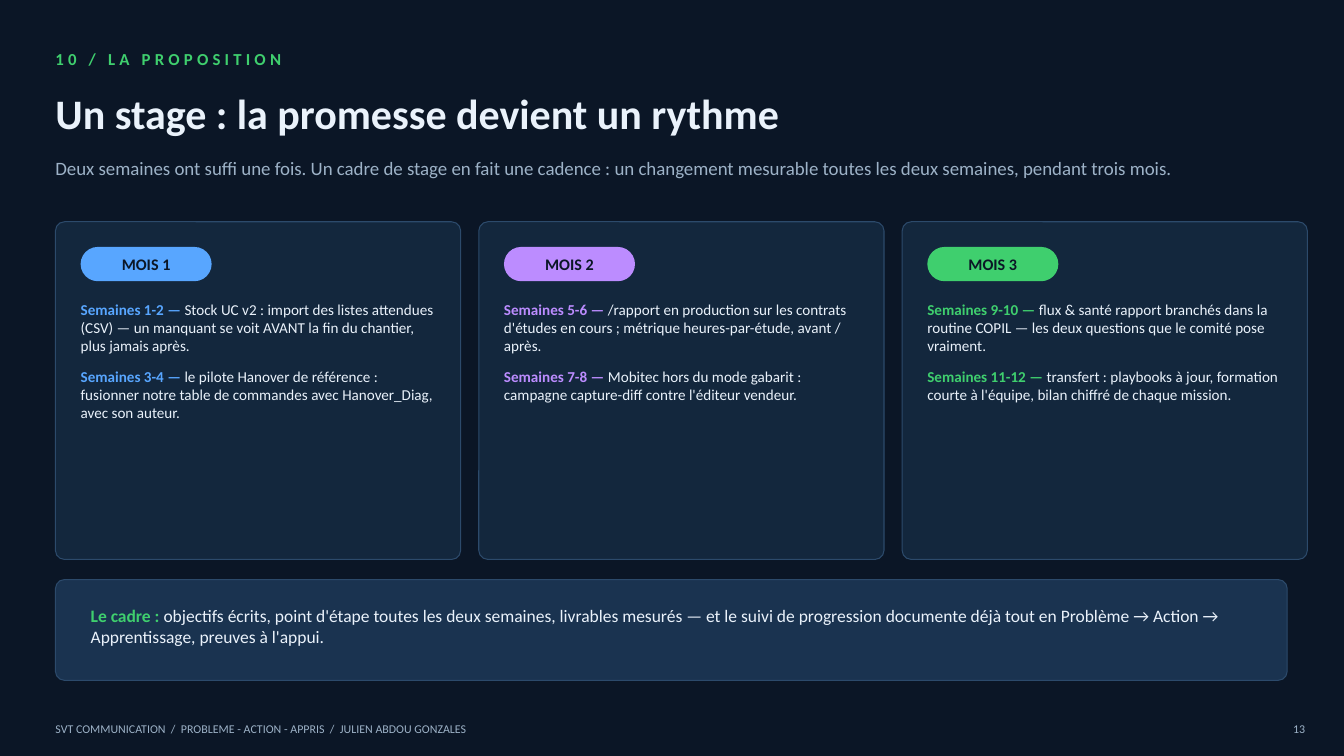
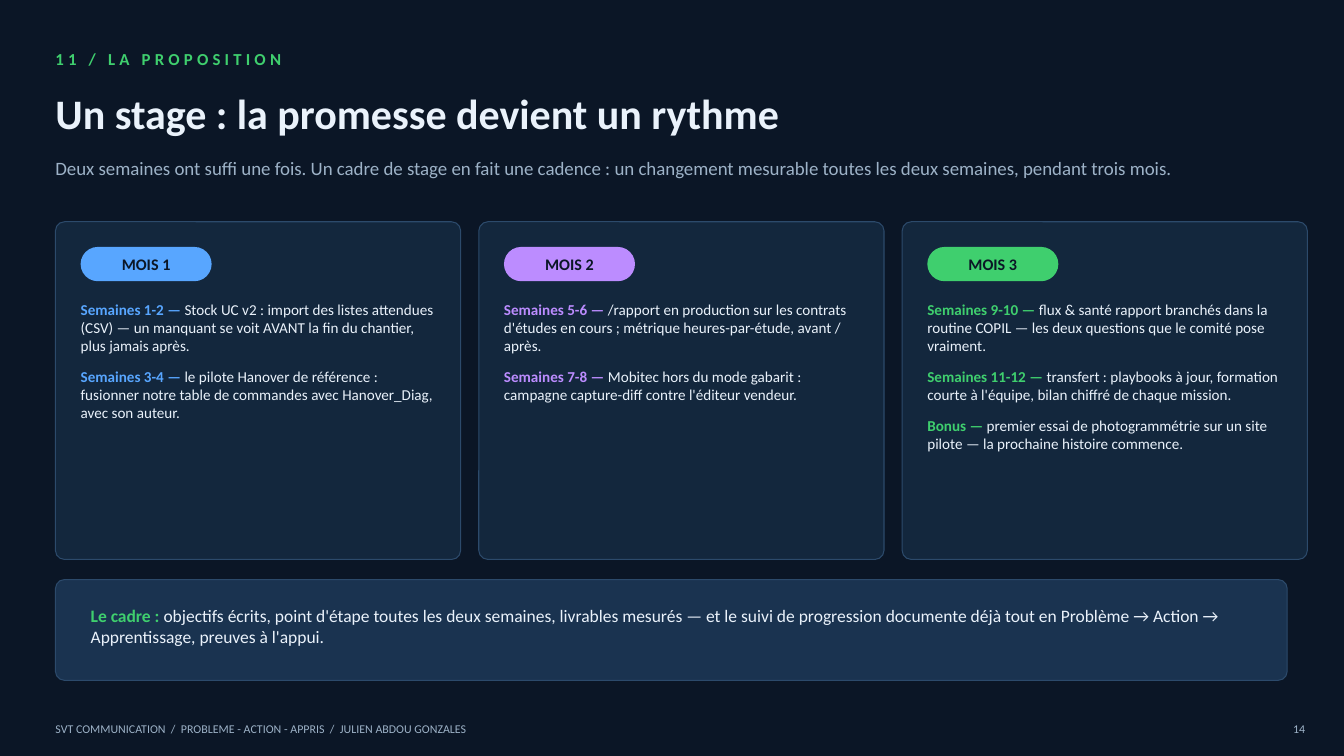
Before and after one commit to abysse8/abysse8, a slide deck: slide 14 of presentations/svt-le-switch-a-500.pptx (slide 13 before the commit). Drawn at 1344x756 pixels with LibreOffice and Linux fonts; fonts in the diff are those of the drawing. Boxes give left, top, right and bottom in pixels: in the first picture for what was removed or moved away, otherwise in the second. Text is boxed around its words. In the diff, an @@ line names an element or a change of style, - is before the commit and + after.

```diff
--- a/presentations/svt-le-switch-a-500.pptx
+++ b/presentations/svt-le-switch-a-500.pptx
@@ text at (55,54,281,65): text changed @@
-10 / LA PROPOSITION
+11 / LA PROPOSITION
@@ text at (927,420,1267,452): paragraph added @@
+Bonus — premier essai de photogrammétrie sur un site pilote — la prochaine histoire commence.
@@ text at (1293,725,1305,733): text changed @@
-13
+14
```
Also in this commit, not shown: 6 other slides changed, 1 slide added, 1 other file.
